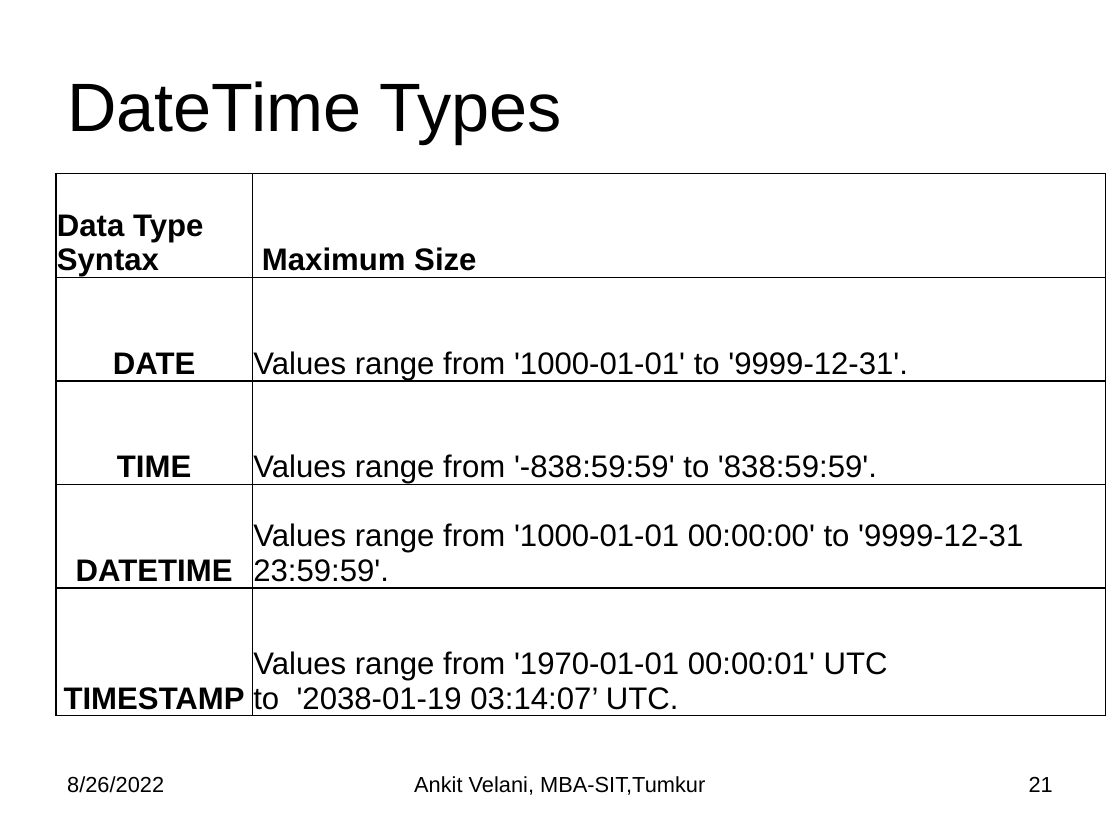
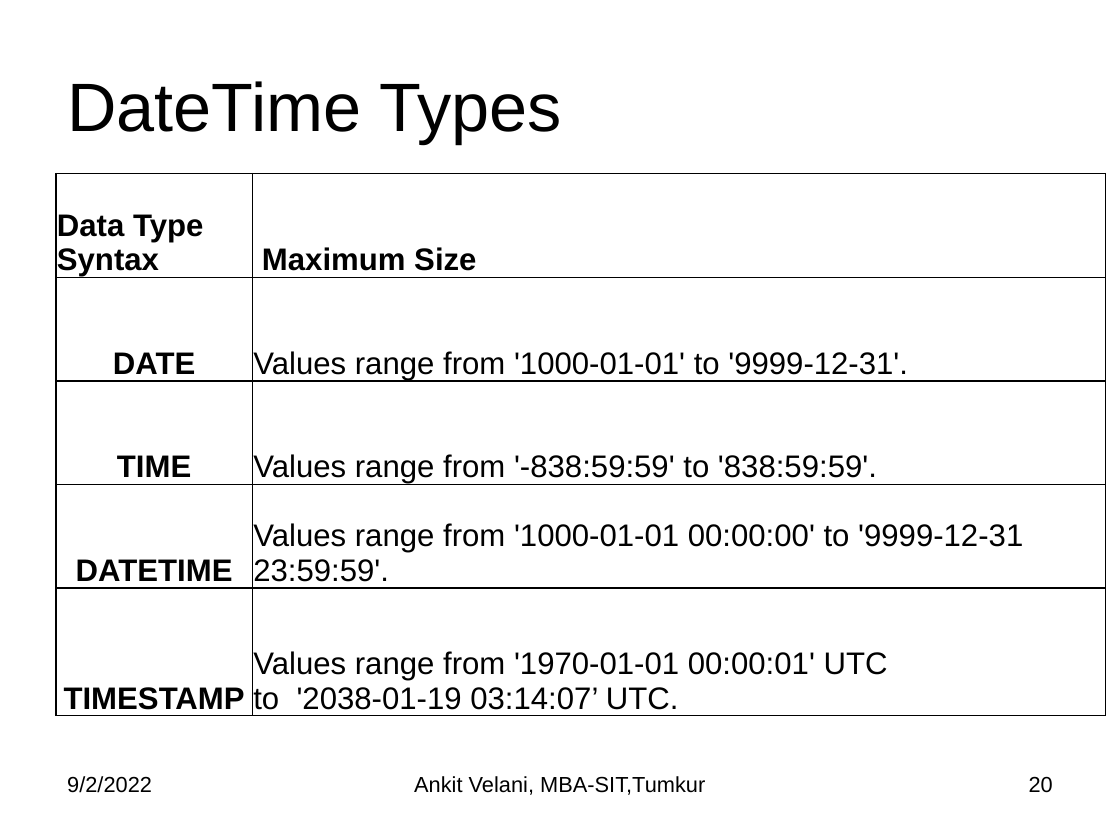
Before and after one commit to sitmbadept/sitmbadept.github.io, a slide deck: slide 20 of BDTM/SQL/Unit-2 MySQL.pptx (slide 21 before the commit). Drawn at 1120x840 pixels with LibreOffice and Linux fonts; fonts in the diff are those of the drawing. Boxes give left, top, right and bottom in pixels: in the first picture for what was removed or moved away, otherwise in the second. Text is boxed around its words. In the diff, an @@ line names an element or a change of style, - is before the commit and + after.

```diff
--- a/BDTM/SQL/Unit-2 MySQL.pptx
+++ b/BDTM/SQL/Unit-2 MySQL.pptx
@@ text at bbox=[67, 776, 152, 793]: text changed @@
-8/26/2022
+9/2/2022
@@ page number at bbox=[1029, 776, 1053, 793]: text changed @@
-21
+20
```
Also in this commit, not shown: 36 other slides changed, 44 slides added, 1 other file.
